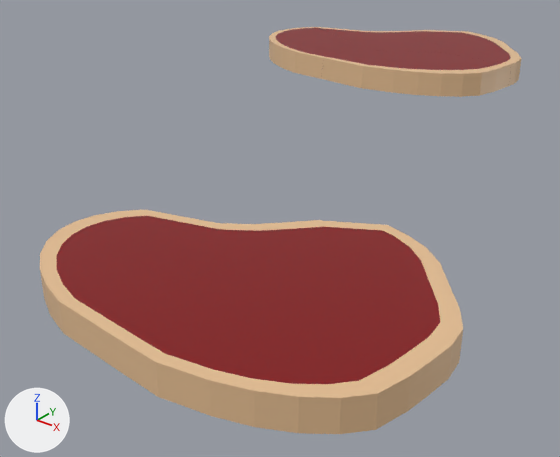
The FBX model Assets/art/steak_uncooked_cut.fbx, before and after one commit.
Before and after are seen from a camera (50 mm lens) standing at (4.26, -9.37, 3.6) and looking at (-1.29, -2.43, -0.7). Every picture has the same lights, and +X, +Y and +Z are marked at lower left. Where no turn or scale is listed for an object, it has been applied to the vertices.

Objects in the first picture: 'Cylinder', 'Cylinder.001_cell', 'Cylinder.001_cell.001', 'Cylinder.001_cell.002', 'Cylinder.001_cell.004'.
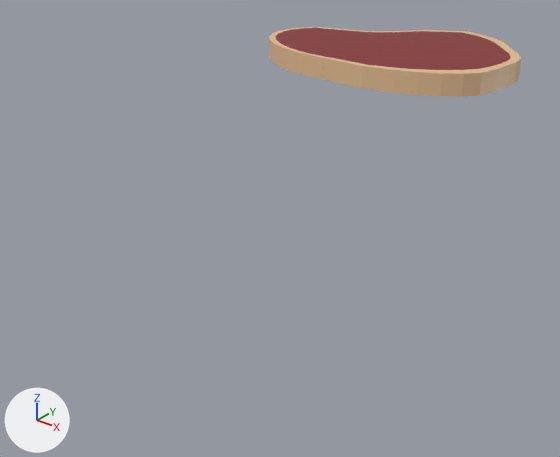
Commit message: fixed steak models

The change, as a list of edits to the scene's bpy script:
```text
Remove ob_cylinder:
    ob_cylinder = bpy.data.objects.new('Cylinder', me_cylinder)
    ob_cylinder.location = (0.0, -4.67, 0.0)
```

Location of each change, [x1, y1, x2, y2] in pixels of the pictures (560 x 457 px):
'Cylinder', deleted
    before: [40, 210, 463, 434]
    faces in mat_material_001 (red #850005): [56, 216, 440, 384]
    faces in mat_material (beige #e7c094): [40, 210, 463, 434]
